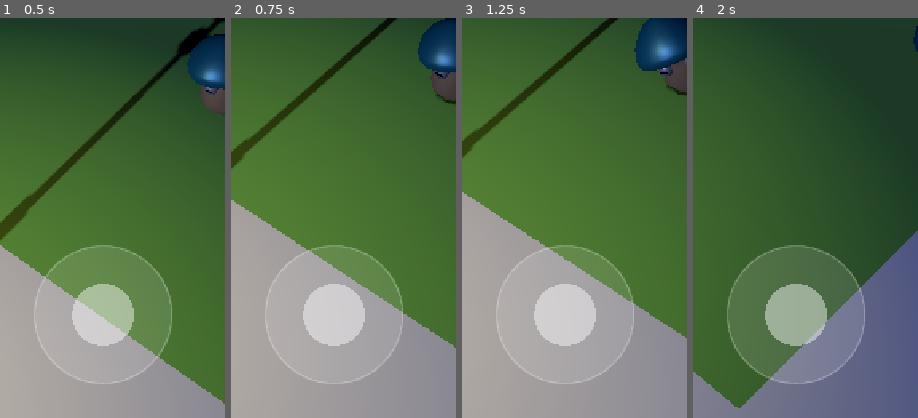
Above: before the commit, frames 1-4 (left to right).
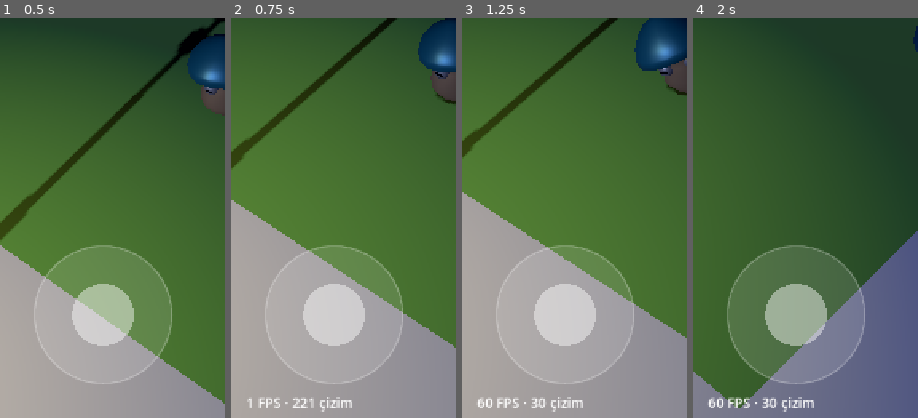
Above: after the commit, the same moments.

Repository: talha24052050/unipet
Game: Godot game, scene res://scenes/main.tscn
The game is run twice, just before and just after one commit, with the same random seed, the same clock (stepped at 60 frames per second) and the same inputs. This scene is started directly instead of the project's main scene.
Inputs (mouse positions are % of the whole screen's width and height, from its top left):
- Up to frame 1 (0.5 s): no input
- Up to frame 2 (0.75 s): click "Oyna" at 0.5 s
- Up to frame 3 (1.25 s): no input
- Up to frame 4 (2 s): tap Enter at 1.25 s; move the mouse to (72, 45) at 1.27 s; hold Right (ui_right) from 1.28 s (still down); click (72, 45) at 1.42 s
The pictures show only the part of the screen within x 0-50%, y 50-100%; the shares and areas given below are measured in that part.

Frame 1 is identical in both runs. In frame 2, 0.5% of the frame differs, in the area x 7-54%, y 94-99%; in frame 3, 0.6%; in frame 4, 0.7%.

Commit message:
Geliştirme sürümünde FPS/çizim göstergesi + açılış süresi logu ([UniPet] dünya hazır). Telefonda ölçüm: kampüsün tamamıyla dünya 3.3 sn'de hazır
Claude-Session: https://claude.ai/code/session_01W3xfYM39N4DkoDcWJ4iSdQ

Diff:
--- a/game/scenes/main.tscn
+++ b/game/scenes/main.tscn
@@ -14,6 +14,7 @@
 [ext_resource type="Script" path="res://src/ui/map_button.gd" id="12"]
 [ext_resource type="Script" path="res://src/world/day_night.gd" id="13"]
 [ext_resource type="Script" path="res://src/world/street_lights.gd" id="14"]
+[ext_resource type="Script" path="res://src/ui/perf_label.gd" id="15"]
 
 [sub_resource type="NavigationMesh" id="navmesh"]
 geometry_parsed_geometry_type = 1
@@ -180,6 +181,13 @@
 text = "Pet"
 script = SubResource("pet_btn_script")
 
+[node name="PerfLabel" type="Label" parent="UI"]
+offset_left = 24.0
+offset_top = 1240.0
+offset_right = 400.0
+offset_bottom = 1270.0
+script = ExtResource("15")
+
 [node name="MapButton" type="Button" parent="UI"]
 anchors_preset = 1
 anchor_left = 1.0
--- /dev/null
+++ b/game/src/ui/perf_label.gd
@@ -0,0 +1,34 @@
+extends Label
+## Geliştirme sürümünde: FPS + çizim çağrısı; açılış süresini loga yazar (adb logcat -s godot).
+## Yayın sürümünde kendini gizler.
+
+const UPDATE_S: float = 0.5
+
+var _t: float = 0.0
+var _reported_ready: bool = false
+
+
+func _ready() -> void:
+	if Config.IS_RELEASE:
+		queue_free()
+		return
+	add_theme_font_size_override("font_size", 22)
+	var region: NavigationRegion3D = get_node_or_null("../../World") as NavigationRegion3D
+	if region != null:
+		region.bake_finished.connect(_on_world_ready, CONNECT_ONE_SHOT)
+
+
+func _on_world_ready() -> void:
+	if not _reported_ready:
+		_reported_ready = true
+		print("[UniPet] dünya hazır: uygulama başlangıcından %d ms" % Time.get_ticks_msec())
+
+
+func _process(delta: float) -> void:
+	_t += delta
+	if _t < UPDATE_S:
+		return
+	_t = 0.0
+	var fps: float = Performance.get_monitor(Performance.TIME_FPS)
+	var draws: float = Performance.get_monitor(Performance.RENDER_TOTAL_DRAW_CALLS_IN_FRAME)
+	text = "%d FPS · %d çizim" % [int(fps), int(draws)]
Not shown, added: game/src/ui/perf_label.gd.uid
